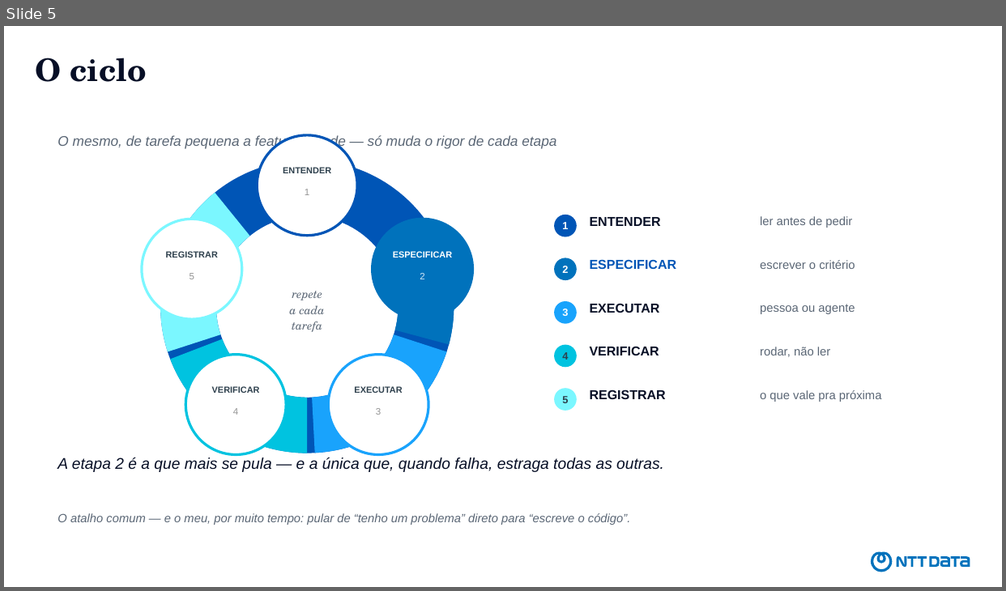
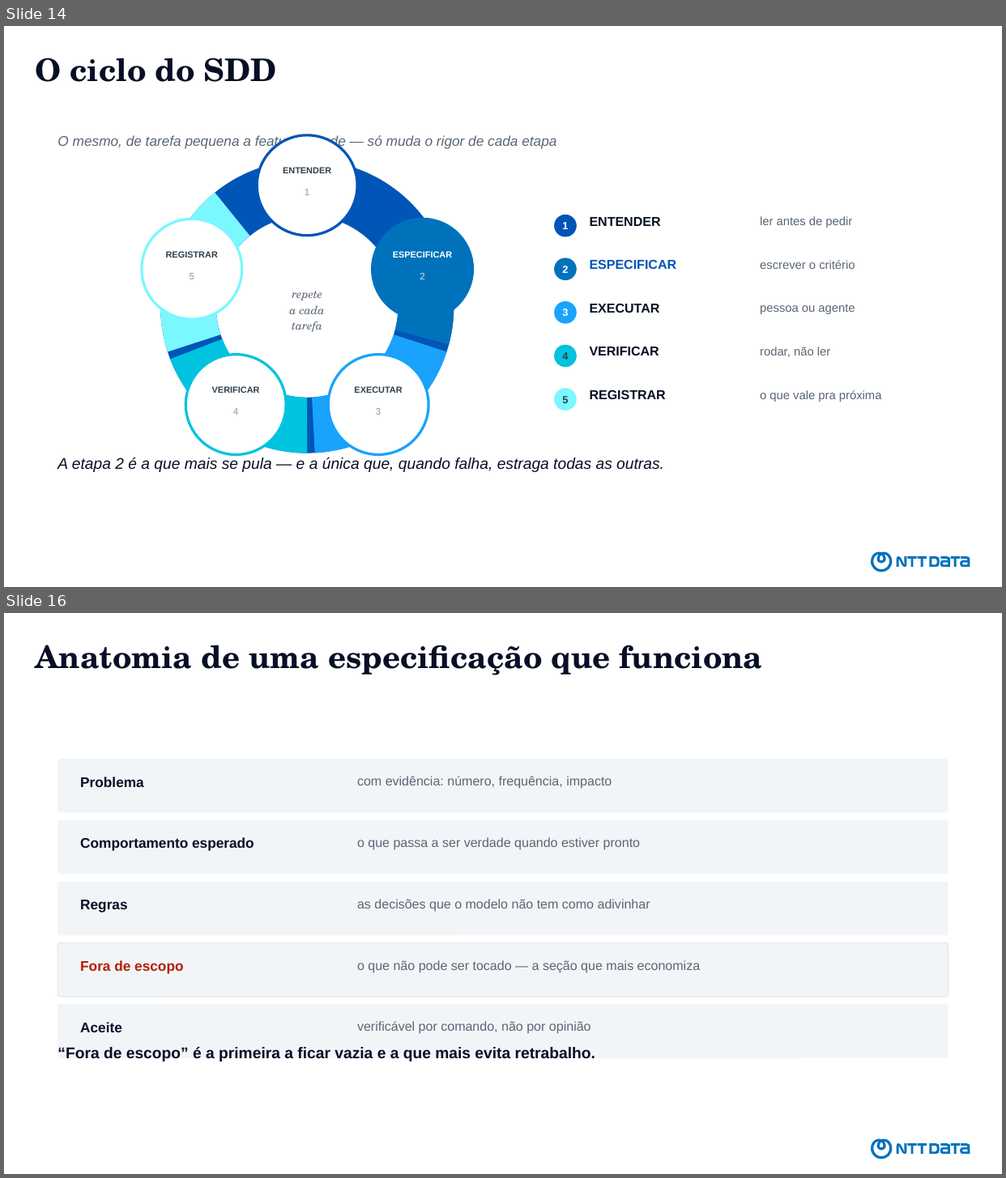
Before and after one commit to devdiasbr/boas-praticas-ia, a slide deck: apresentacao/como-eu-uso-ia.pptx. Shown one above the other, each under a label of ours: slide 5 before the commit, slides 14 and 16 after it; the slides between them are not shown. The pictures are 1006x591 and 1006x1178 pixels, drawn with LibreOffice and Linux fonts; fonts in the diff are those of the drawing. Boxes give left, top, right and bottom in pixels: in the first picture for what was removed or moved away, otherwise in the second. Text is boxed around its words. In the diff, an @@ line names an element or a change of style, - is before the commit and + after.

```diff
--- a/apresentacao/como-eu-uso-ia.pptx
+++ b/apresentacao/como-eu-uso-ia.pptx
@@ slide 16 added at bbox=[4, 613, 1002, 1174], background #FFFFFF; not listed: 1 template element that a slide beside it also shows @@
@@ title added at bbox=[35, 645, 763, 675], 30 pt, text #070F26, bold @@
+Anatomia de uma especificação que funciona
@@ rounded rectangle added at bbox=[58, 759, 948, 813], fill #F2F5F8 @@
@@ text added at bbox=[80, 777, 144, 787], 13.5 pt, text #070F26, bold @@
+Problema
@@ text added at bbox=[357, 776, 612, 789], 12.5 pt, text #5A6675 @@
+com evidência: número, frequência, impacto
@@ rounded rectangle added at bbox=[58, 820, 948, 875], fill #F2F5F8 @@
@@ text added at bbox=[80, 837, 254, 851], 13.5 pt, text #070F26, bold @@
+Comportamento esperado
@@ text added at bbox=[357, 837, 640, 850], 12.5 pt, text #5A6675 @@
+o que passa a ser verdade quando estiver pronto
@@ rounded rectangle added at bbox=[58, 882, 948, 935], fill #F2F5F8 @@
@@ text added at bbox=[80, 900, 127, 913], 13.5 pt, text #070F26, bold @@
+Regras
@@ text added at bbox=[357, 899, 650, 912], 12.5 pt, text #5A6675 @@
+as decisões que o modelo não tem como adivinhar
@@ rounded rectangle added at bbox=[58, 943, 948, 997], fill #F2F5F8, outline #E8E8E8 1 pt @@
@@ text added at bbox=[80, 960, 183, 974], 13.5 pt, text #B22000, bold @@
+Fora de escopo
@@ text added at bbox=[357, 960, 700, 973], 12.5 pt, text #5A6675 @@
+o que não pode ser tocado — a seção que mais economiza
@@ rounded rectangle added at bbox=[58, 1004, 948, 1059], fill #F2F5F8 @@
@@ text added at bbox=[80, 1022, 122, 1033], 13.5 pt, text #070F26, bold @@
+Aceite
@@ text added at bbox=[357, 1021, 591, 1034], 12.5 pt, text #5A6675 @@
+verificável por comando, não por opinião
@@ text added at bbox=[57, 1047, 595, 1062], 15 pt, text #070F26, bold @@
+“Fora de escopo” é a primeira a ficar vazia e a que mais evita retrabalho.
@@ what was slide 5 is now slide 14 @@
@@ slide 14 changed as well @@
@@ title at bbox=[35, 58, 277, 82]: text changed @@
-O ciclo
+O ciclo do SDD
@@ text removed at bbox=[57, 514, 631, 525] @@
-O atalho comum — e o meu, por muito tempo: pular de “tenho um problema” direto para “escreve o código”.
```
Also in this commit, not shown: 6 other slides changed, 16 other slides added, 15 slides removed, 2 other files.
